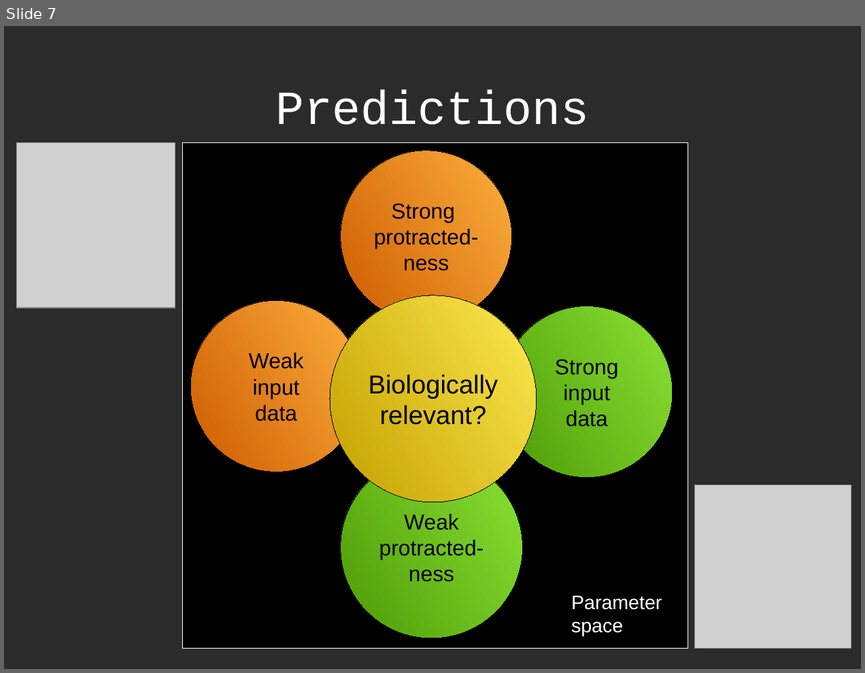
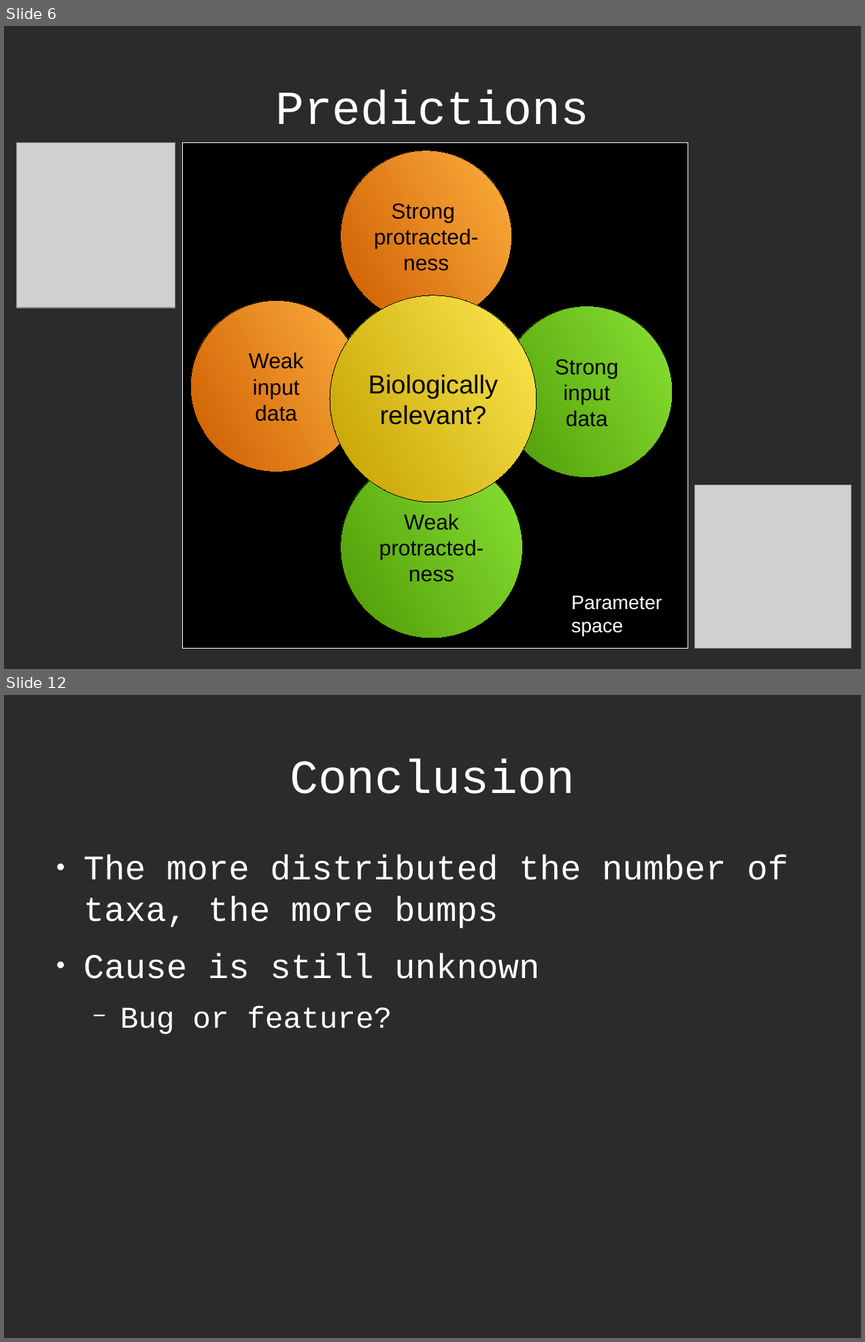
Before and after one commit to richelbilderbeek/Science, a slide deck: Bilderbeek20161214TeceMeeting/20161214TeceMeeting.odp. Shown one above the other, each under a label of ours: slide 7 before the commit, slides 6 and 12 after it; the slides between them are not shown. The pictures are 865x673 and 865x1342 pixels, drawn with LibreOffice and Linux fonts; fonts in the diff are those of the drawing; grey boxes stand for pictures; background and template pictures are left out; a plain dark background stands for a picture behind light text. Boxes give left, top, right and bottom in pixels: in the first picture for what was removed or moved away, otherwise in the second. Text is boxed around its words. In the diff, an @@ line names an element or a change of style, - is before the commit and + after.

```diff
--- a/Bilderbeek20161214TeceMeeting/20161214TeceMeeting.odp
+++ b/Bilderbeek20161214TeceMeeting/20161214TeceMeeting.odp
@@ slide 12 added at [4, 695, 861, 1338], background picture (left out) @@
@@ title added at [290, 758, 575, 794], 44 pt, text #FFFFFF @@
+Conclusion
@@ text added at [84, 855, 788, 1034], 32 pt, text #FFFFFF @@
+● The more distributed the number of taxa, the more bumps
+● Cause is still unknown
+  − Bug or feature?
@@ what was slide 7 is now slide 6 @@
```
Also in this commit, not shown: 1 slide changed, 6 other slides added, 4 slides removed, 7 other files.
